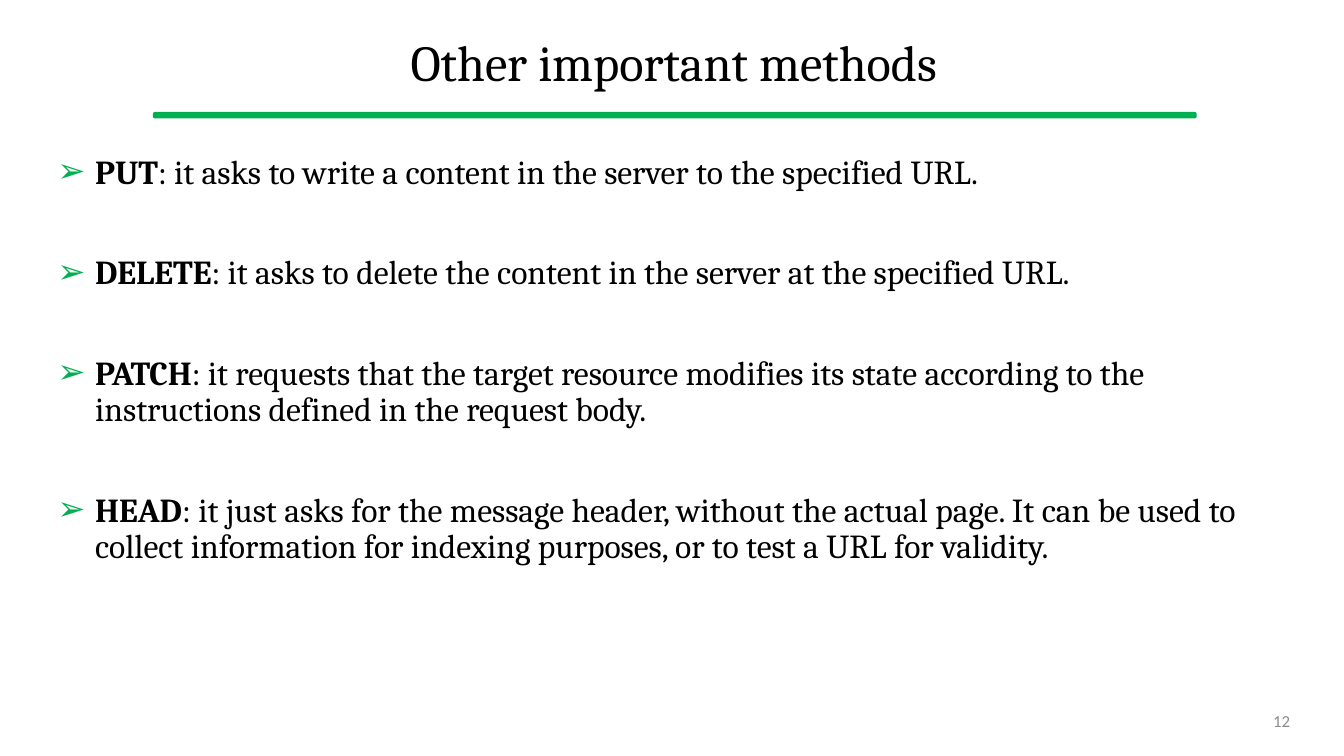
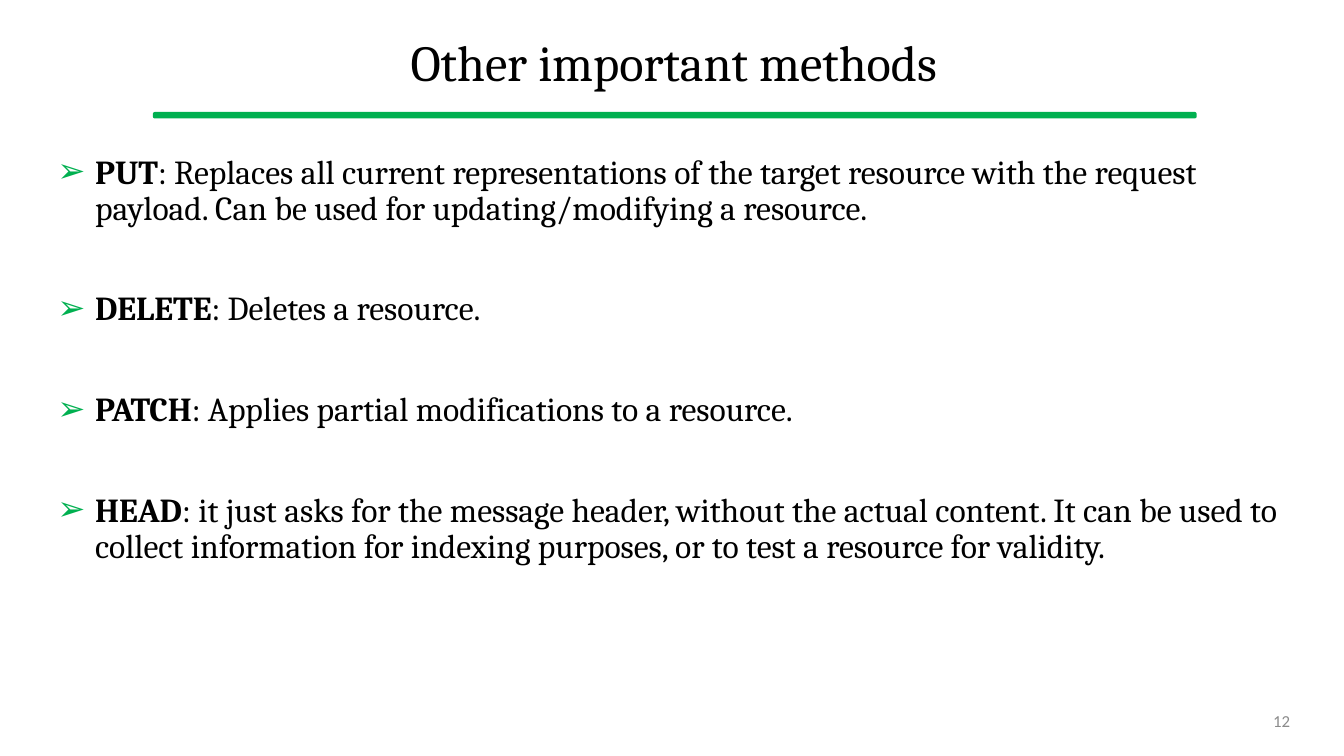
Before and after one commit to gcappon/bwthw, a slide deck: slide 12 of theory_05-http/theory_05-http.pptx. Drawn at 1344x756 pixels with LibreOffice and Linux fonts; fonts in the diff are those of the drawing. Boxes give left, top, right and bottom in pixels: in the first picture for what was removed or moved away, otherwise in the second. Text is boxed around its words. In the diff, an @@ line names an element or a change of style, - is before the commit and + after.

```diff
--- a/theory_05-http/theory_05-http.pptx
+++ b/theory_05-http/theory_05-http.pptx
@@ text at bbox=[95, 160, 1277, 566]: text changed @@
-➢ PUT: it asks to write a content in the server to the specified URL.
-➢ DELETE: it asks to delete the content in the server at the specified URL.
-➢ PATCH: it requests that the target resource modifies its state according to the instructions defined in the request body.
-➢ HEAD: it just asks for the message header, without the actual page. It can be used to collect information for indexing purposes, or to test a URL for validity.
+➢ PUT: Replaces all current representations of the target resource with the request payload. Can be used for updating/modifying a resource.
+➢ DELETE: Deletes a resource.
+➢ PATCH: Applies partial modifications to a resource.
+➢ HEAD: it just asks for the message header, without the actual content. It can be used to collect information for indexing purposes, or to test a resource for validity.
```
Also in this commit, not shown: 9 other slides changed, 7 slides added, 2 slides removed, 12 other files.
